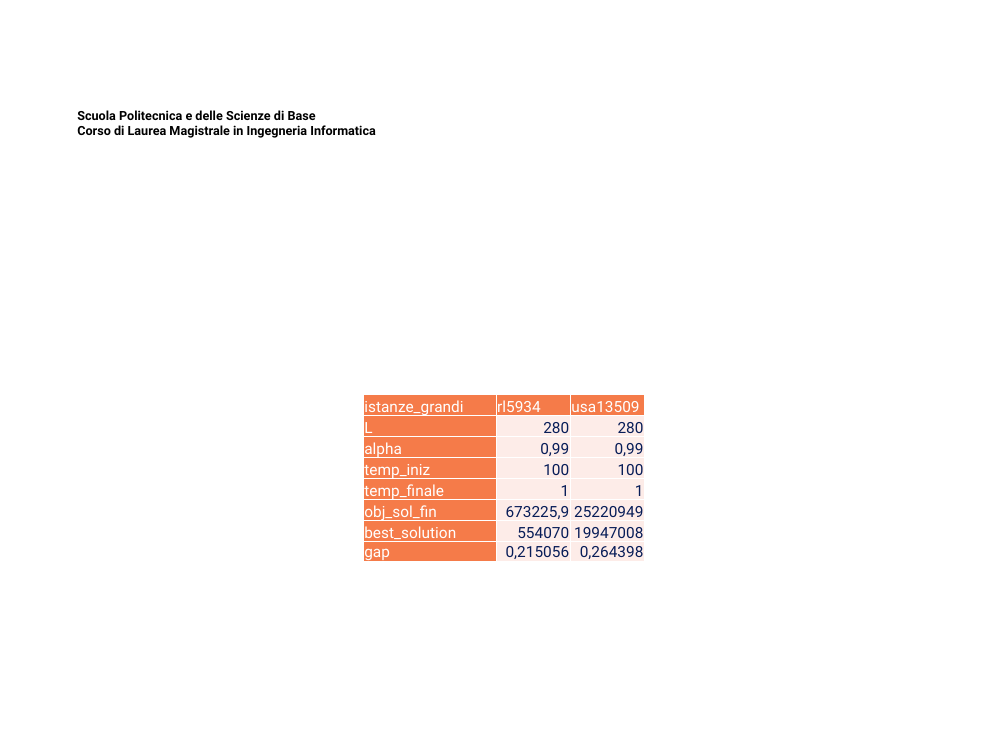
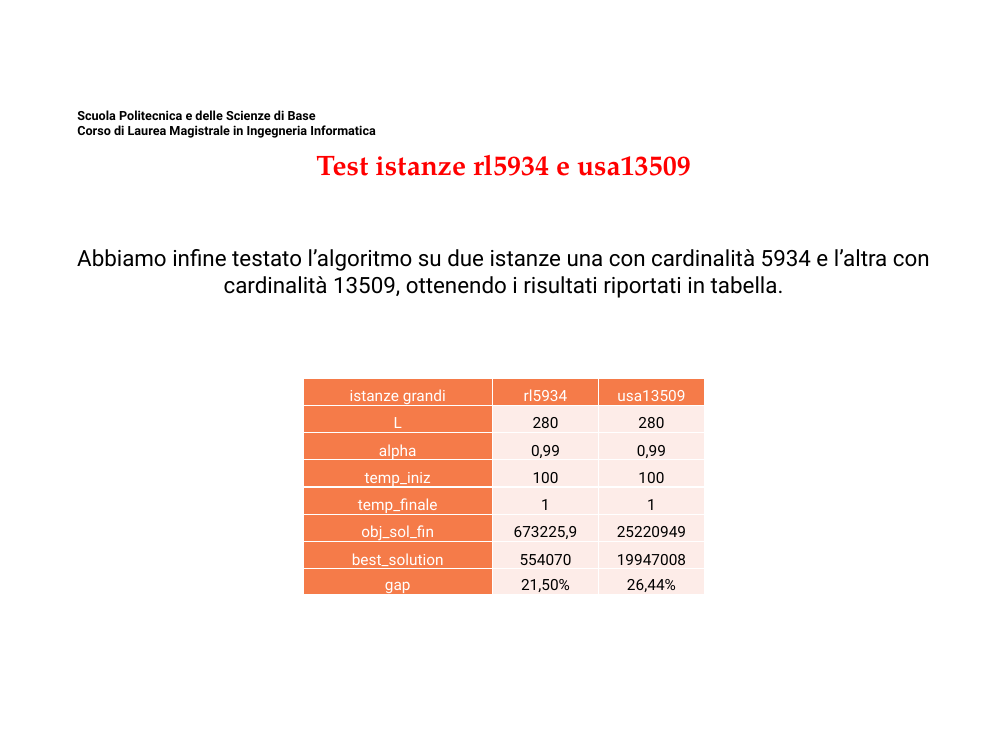
Before and after one commit to MicheleMaresca98/TSP-SimulatedAnnealing, a slide deck: slide 30 of Presentazione Elaborato Ricerca Operativa.pptx (slide 23 before the commit). Drawn at 1008x756 pixels with LibreOffice and Linux fonts; fonts in the diff are those of the drawing; background and template pictures are left out. Boxes give left, top, right and bottom in pixels: in the first picture for what was removed or moved away, otherwise in the second. Text is boxed around its words. In the diff, an @@ line names an element or a change of style, - is before the commit and + after.

```diff
--- a/Presentazione Elaborato Ricerca Operativa.pptx
+++ b/Presentazione Elaborato Ricerca Operativa.pptx
@@ text added at bbox=[316, 155, 691, 176], 20 pt, text #FF0000, bold @@
+Test istanze rl5934 e usa13509
@@ text added at bbox=[77, 249, 930, 298], 16 pt, text #000000 @@
+Abbiamo infine testato l’algoritmo su due istanze una con cardinalità 5934 e l’altra con cardinalità 13509, ottenendo i risultati riportati in tabella.
@@ table at bbox=[303, 378, 705, 597] @@
-row 1, column 1: istanze_grandi
+row 1, column 1: istanze grandi
-row 8, column 2: 0,215056
+row 8, column 2: 21,50%
-row 8, column 3: 0,264398
+row 8, column 3: 26,44%
@@ text colour #081D58 to #000000 in "280", "280", "0,99", "0,99" and 8 more places @@
@@ alignment left to centre @@
@@ alignment right to centre @@
@@ table: place and size @@
-table at bbox=[363, 395, 645, 564]
+table at bbox=[303, 378, 705, 597]
```
Also in this commit, not shown: 2 other slides changed, 8 slides added, 3 other files.
